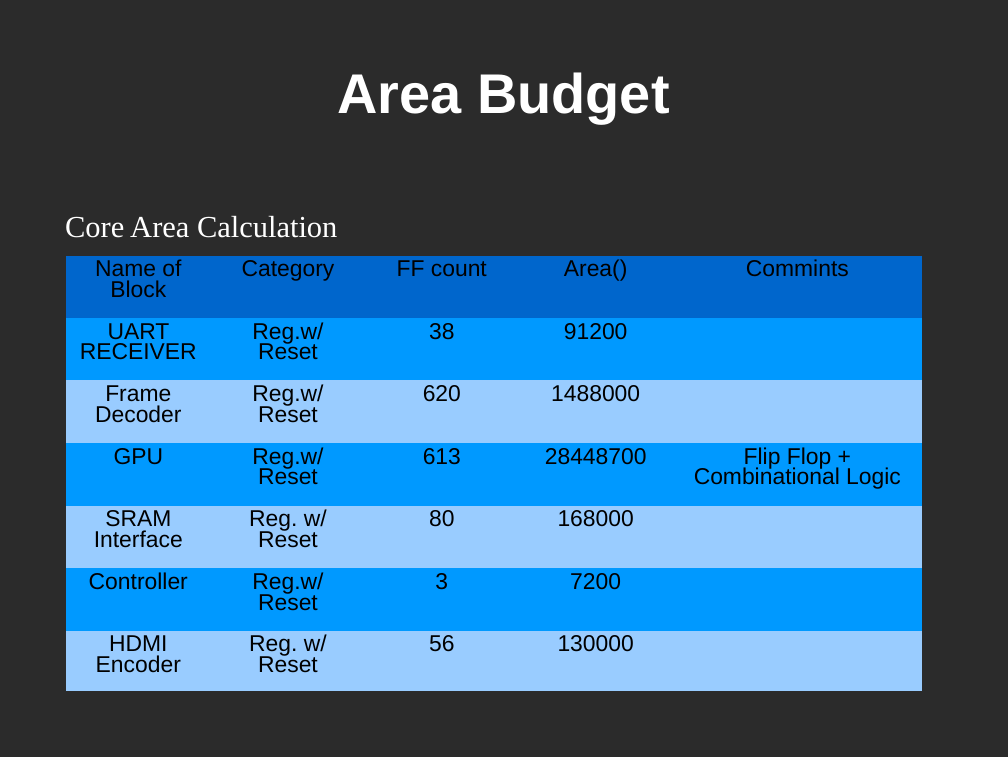
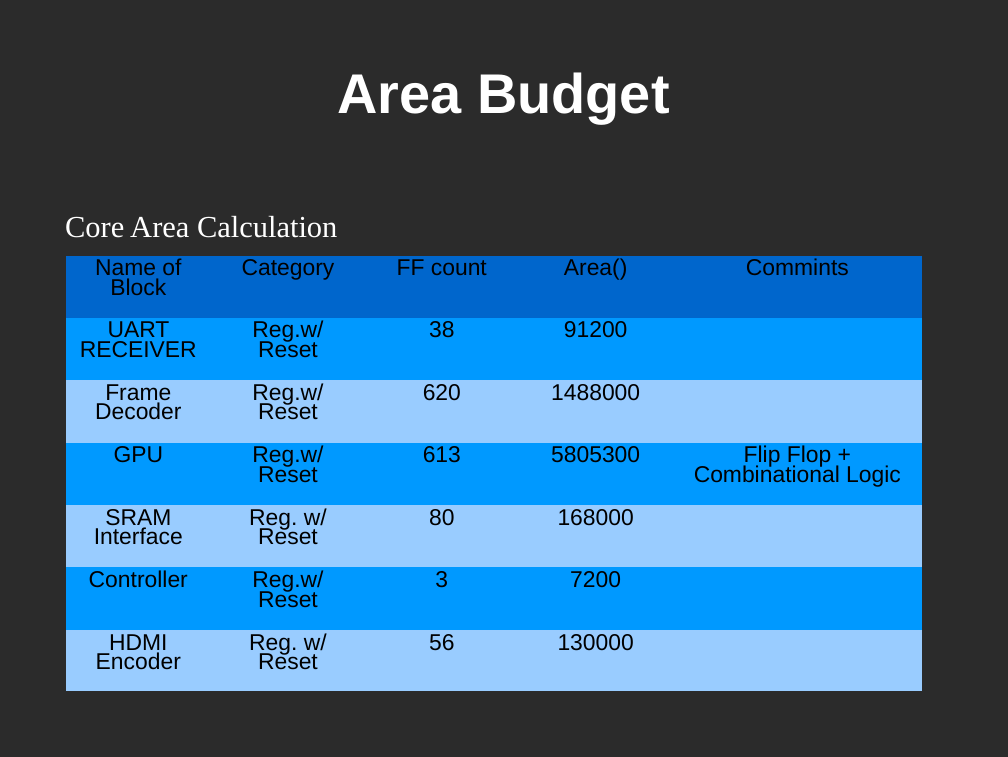
Before and after one commit to snowpuppy/ECE337, a slide deck: slide 17 of docs/ece337_2.ppt. Drawn at 1008x757 pixels with LibreOffice and Linux fonts; fonts in the diff are those of the drawing; background and template pictures are left out; a plain dark background stands for a picture behind light text. Boxes give left, top, right and bottom in pixels: in the first picture for what was removed or moved away, otherwise in the second. Text is boxed around its words. In the diff, an @@ line names an element or a change of style, - is before the commit and + after.

```diff
--- a/docs/ece337_2.ppt
+++ b/docs/ece337_2.ppt
@@ table at [66,255,922,691] @@
-row 4, column 4: 28448700
+row 4, column 4: 5805300
@@ line spacing 0.81 to 0.76 @@
```
Also in this commit, not shown: 8 other slides changed, 2 other files.
